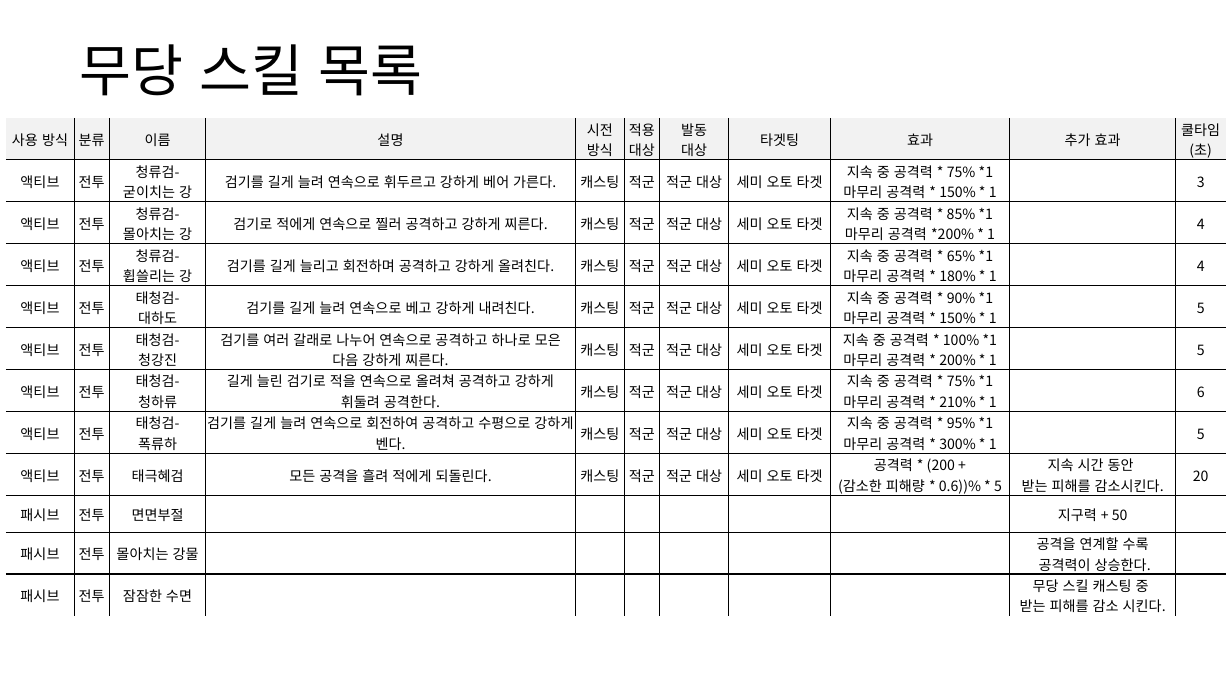
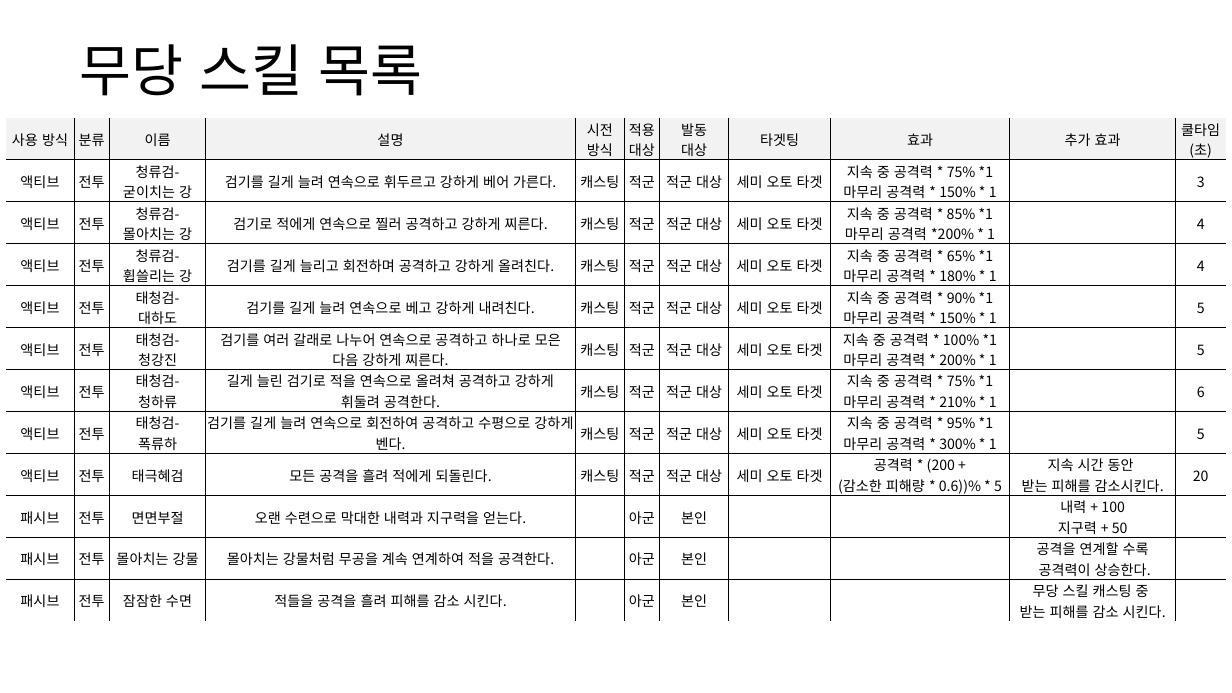
Before and after one commit to yjk0401/unityenginebasic_9th, a slide deck: slide 21 of 기획/방랑엽사전/스킬 기획서.pptx. Drawn at 1232x693 pixels with LibreOffice and Linux fonts; fonts in the diff are those of the drawing. Boxes give left, top, right and bottom in pixels: in the first picture for what was removed or moved away, otherwise in the second. Text is boxed around its words. In the diff, an @@ line names an element or a change of style, - is before the commit and + after.

```diff
--- a/기획/방랑엽사전/스킬 기획서.pptx
+++ b/기획/방랑엽사전/스킬 기획서.pptx
@@ table at (6, 118, 1226, 622) @@
-row 10: 패시브 | 전투 | 면면부절 |  |  |  |  |  |  | 지구력 + 50 | 
+row 10: 패시브 | 전투 | 면면부절 | 오랜 수련으로 막대한 내력과 지구력을 얻는다. |  | 아군 | 본인 |  |  | 내력 + 100 / 지구력 + 50 | 
-row 11: 패시브 | 전투 | 몰아치는 강물 |  |  |  |  |  |  | 공격을 연계할 수록 / 공격력이 상승한다. | 
+row 11: 패시브 | 전투 | 몰아치는 강물 | 몰아치는 강물처럼 무공을 계속 연계하여 적을 공격한다. |  | 아군 | 본인 |  |  | 공격을 연계할 수록 / 공격력이 상승한다. | 
-row 12: 패시브 | 전투 | 잠잠한 수면 |  |  |  |  |  |  | 무당 스킬 캐스팅 중 / 받는 피해를 감소 시킨다. | 
+row 12: 패시브 | 전투 | 잠잠한 수면 | 적들을 공격을 흘려 피해를 감소 시킨다. |  | 아군 | 본인 |  |  | 무당 스킬 캐스팅 중 / 받는 피해를 감소 시킨다. | 
```
Also in this commit, not shown: 10 other slides changed, 2 slides added, 1 other file.
